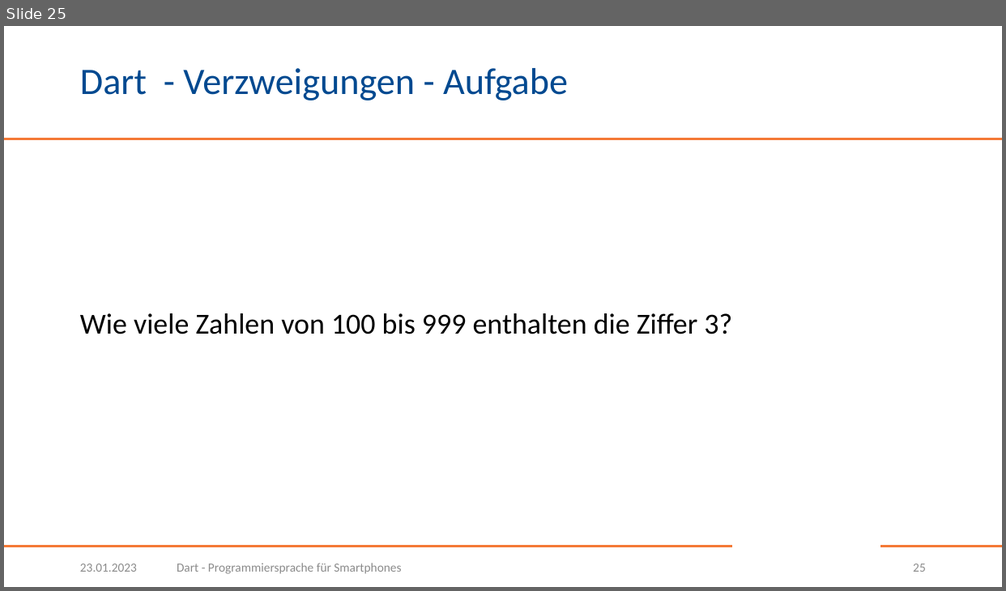
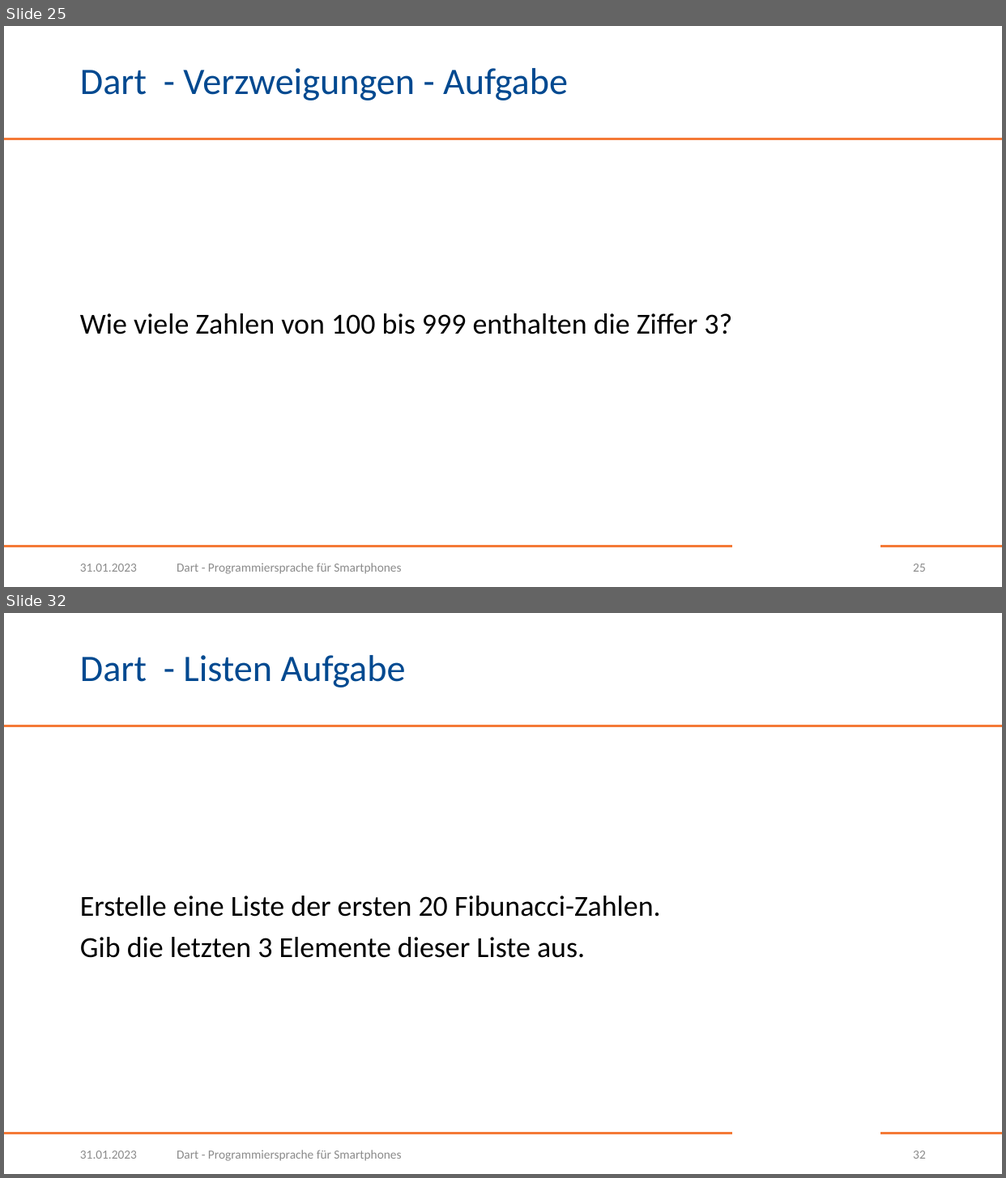
Before and after one commit to BogyMitutoyoCTL/DecisionMakingApp, a slide deck: presentations/Dart.pptx. Shown one above the other, each under a label of ours: slide 25 before the commit, slides 25 and 32 after it; the slides between them are not shown. The pictures are 1006x591 and 1006x1178 pixels, drawn with LibreOffice and Linux fonts; fonts in the diff are those of the drawing; background and template pictures are left out. Boxes give left, top, right and bottom in pixels: in the first picture for what was removed or moved away, otherwise in the second. Text is boxed around its words. In the diff, an @@ line names an element or a change of style, - is before the commit and + after.

Commit message:
Add slides 26-32 about lists

```diff
--- a/presentations/Dart.pptx
+++ b/presentations/Dart.pptx
@@ slide 32 added at box(4, 613, 1002, 1174), background #FFFFFF; not listed: 3 template elements that a slide beside it also shows @@
@@ title added at box(80, 655, 406, 688), 36 pt, text #004990 @@
+Dart - Listen Aufgabe
@@ text added at box(80, 896, 661, 958), 28 pt, text #000000 @@
+Erstelle eine Liste der ersten 20 Fibunacci-Zahlen.
+Gib die letzten 3 Elemente dieser Liste aus.
@@ text added at box(80, 1151, 137, 1159), 12 pt, text #8C8C8C @@
+31.01.2023
@@ text added at box(177, 1150, 401, 1161), 12 pt, text #8C8C8C @@
+Dart - Programmiersprache für Smartphones
@@ page number added at box(913, 1151, 926, 1159), 12 pt, text #8C8C8C @@
+32
@@ slide 25 changed as well @@
@@ text at box(80, 564, 137, 572): text changed @@
-23.01.2023
+31.01.2023
```
Also in this commit, not shown: 24 other slides changed, 6 other slides added.
